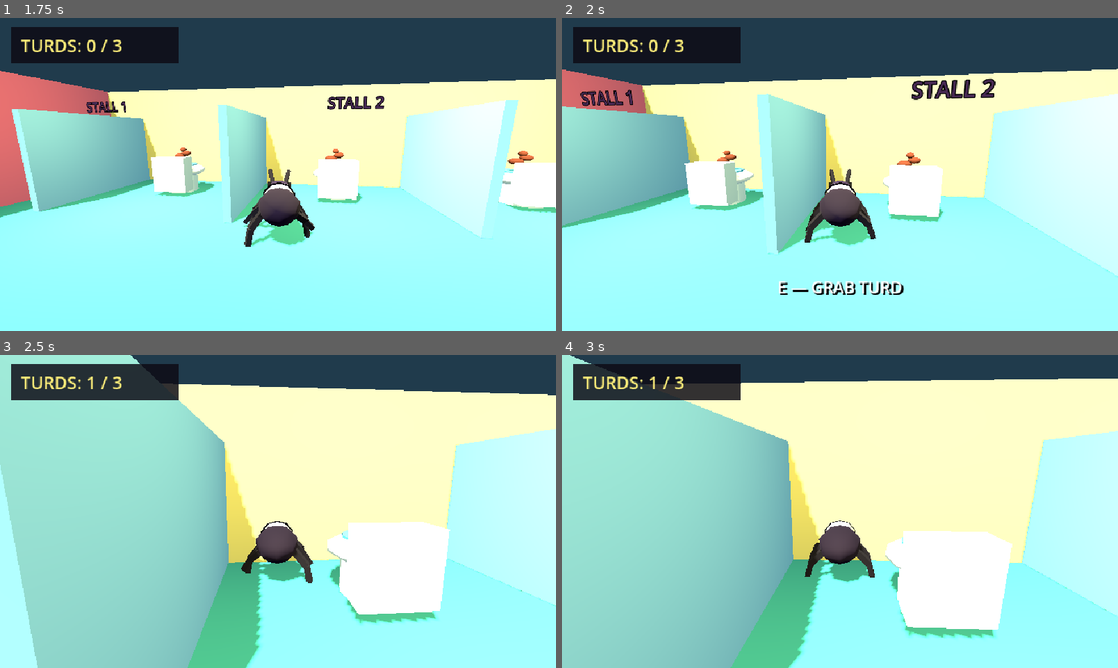
Above: before the commit, frames 1-4 (two rows, left to right).
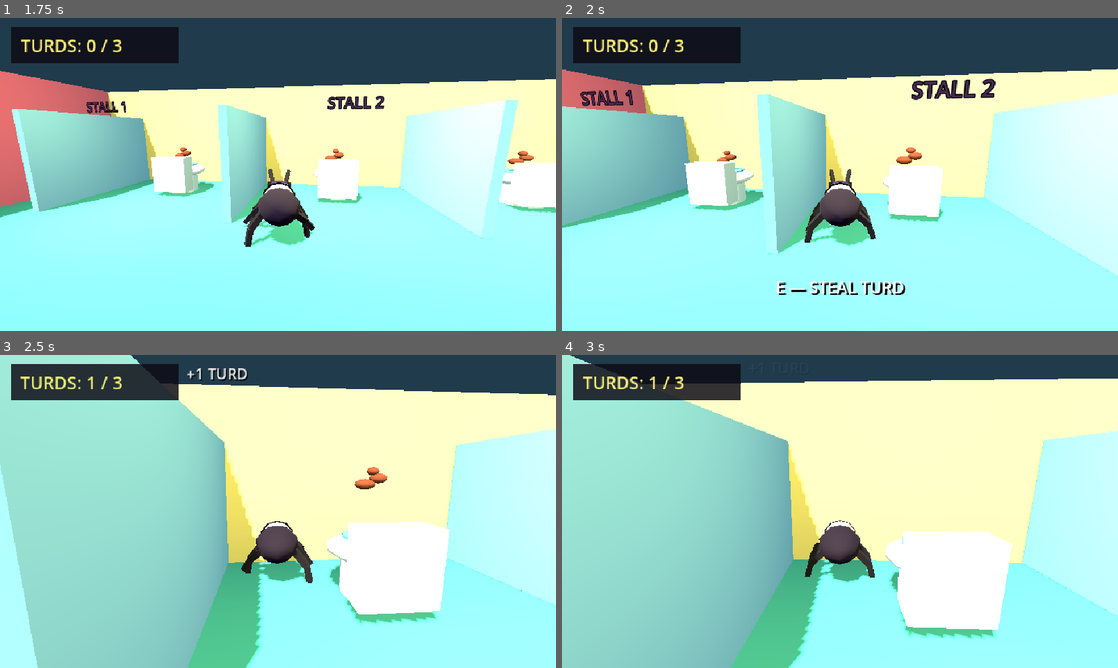
Above: after the commit, the same moments.

Repository: blanzy-labs/turd-burglar
Game: Godot game, scene res://scenes/main.tscn
Two runs of this game, one before a commit and one after it. Both use one fixed random seed, a clock stepped at 60 frames per second and the inputs below.
Inputs (mouse positions are in pixels of both pictures, inside the frame that each line leads up to):
- Up to frame 1 (1.75 s): tap Enter at 0.5 s; move the mouse to (305, 174) at 0.52 s; hold W (move_forward) from 0.53 s (still down); tap E at 0.6, 1.35 s; move the mouse to (250, 174) at 1.27 s
- Up to frame 2 (2 s): keep holding W (move_forward)
- Up to frame 3 (2.5 s): keep holding W (move_forward); move the mouse to (289, 505) at 2.02 s; tap R at 2.1 s; tap E at 2.3 s
- Up to frame 4 (3 s): keep holding W (move_forward); move the mouse to (834, 517) at 2.77 s; tap E at 2.85 s

Frame 1 is identical in both runs. In frame 2, 0.8% of the frame differs, in the area x 38-65%, y 41-89%; in frame 3, 0.6%; in frame 4, less than 0.1%.

Commit message:
TB-R05-003: Implement Immediate Turd Pickup and Interaction Feedback

Diff:
--- a/scripts/player.gd
+++ b/scripts/player.gd
@@ -160,7 +160,8 @@
 		Input.mouse_mode = Input.MOUSE_MODE_CAPTURED
 	elif event is InputEventKey and event.pressed and not event.echo:
 		if event.physical_keycode == KEY_E and nearby_toilet != null and game.is_playing():
-			nearby_toilet.collect()
+			if nearby_toilet.collect():
+				_update_interaction_target()
 		elif event.physical_keycode == KEY_ESCAPE:
 			if Input.mouse_mode == Input.MOUSE_MODE_CAPTURED:
 				Input.mouse_mode = Input.MOUSE_MODE_VISIBLE
@@ -169,14 +170,22 @@
 
 
 func _update_interaction_target() -> void:
-	nearby_toilet = null
+	var next_toilet: TurdToilet
 	var nearest_distance := INTERACTION_RANGE
-	for toilet in get_tree().get_nodes_in_group("toilets"):
-		if toilet.has_turd:
+	if game == null or game.is_playing():
+		for toilet: TurdToilet in get_tree().get_nodes_in_group("toilets"):
+			if not toilet.has_turd:
+				continue
 			var distance := global_position.distance_to(toilet.global_position)
 			if distance < nearest_distance:
 				nearest_distance = distance
-				nearby_toilet = toilet
+				next_toilet = toilet
+	if nearby_toilet != next_toilet:
+		if is_instance_valid(nearby_toilet):
+			nearby_toilet.set_targeted(false)
+		nearby_toilet = next_toilet
+		if nearby_toilet != null:
+			nearby_toilet.set_targeted(true)
 	if game != null:
 		game.set_interaction_prompt(nearby_toilet != null)
 
--- a/scripts/restroom.gd
+++ b/scripts/restroom.gd
@@ -24,12 +24,19 @@
 var doors_by_id := {}
 var trigger_fired := {}
 var trigger_fire_count := {}
+var collection_feedback_count := 0
+var counter_punch_count := 0
+var exit_unlock_feedback_count := 0
 
 var counter_label: Label
+var plus_one_label: Label
 var prompt_label: Label
 var status_label: Label
 var completion_panel: ColorRect
 var completion_text: Label
+var _plus_one_tween: Tween
+var _counter_punch_tween: Tween
+var _exit_unlock_tween: Tween
 
 
 func _ready() -> void:
@@ -94,13 +101,18 @@
 func _on_toilet_collected(_toilet: TurdToilet) -> void:
 	collected_turds += 1
 	_evaluate_triggers()
+	var exit_unlocked := false
 	if collected_turds == required_turds:
 		state = HeistState.EXIT_AVAILABLE
 		heist_exit.set_locked(false)
+		exit_unlocked = true
 		print("TB_EXIT_UNLOCKED")
 		if level_id == "restroom_001":
 			print("TB001_EXIT_UNLOCKED")
 	_update_hud()
+	_start_collection_feedback()
+	if exit_unlocked:
+		_start_exit_unlock_feedback()
 
 
 func _evaluate_triggers() -> void:
@@ -213,10 +225,23 @@
 	counter_label.position = Vector2(18.0, 10.0)
 	counter_label.add_theme_font_size_override("font_size", 30)
 	counter_label.add_theme_color_override("font_color", Color("fff07a"))
+	counter_label.pivot_offset = Vector2(120.0, 21.0)
 	top_panel.add_child(counter_label)
 
+	plus_one_label = Label.new()
+	plus_one_label.text = "+1 TURD"
+	plus_one_label.position = Vector2(322.0, 22.0)
+	plus_one_label.size = Vector2(190.0, 46.0)
+	plus_one_label.add_theme_font_size_override("font_size", 26)
+	plus_one_label.add_theme_color_override("font_color", Color("ffffff"))
+	plus_one_label.add_theme_color_override("font_shadow_color", Color("000000"))
+	plus_one_label.add_theme_constant_override("shadow_offset_x", 2)
+	plus_one_label.add_theme_constant_override("shadow_offset_y", 2)
+	plus_one_label.visible = false
+	canvas.add_child(plus_one_label)
+
 	prompt_label = Label.new()
-	prompt_label.text = "E — GRAB TURD"
+	prompt_label.text = "E — STEAL TURD"
 	prompt_label.horizontal_alignment = HORIZONTAL_ALIGNMENT_CENTER
 	prompt_label.set_anchors_preset(Control.PRESET_CENTER_BOTTOM)
 	prompt_label.position = Vector2(-180.0, -95.0)
@@ -237,6 +262,7 @@
 	status_label.size = Vector2(380.0, 58.0)
 	status_label.add_theme_font_size_override("font_size", 32)
 	status_label.add_theme_color_override("font_color", Color("57ff74"))
+	status_label.pivot_offset = Vector2(190.0, 29.0)
 	canvas.add_child(status_label)
 
 	completion_panel = ColorRect.new()
@@ -252,6 +278,42 @@
 	completion_text.add_theme_font_size_override("font_size", 40)
 	completion_text.add_theme_color_override("font_color", Color("fff07a"))
 	completion_panel.add_child(completion_text)
+
+
+func _start_collection_feedback() -> void:
+	collection_feedback_count += 1
+	counter_punch_count += 1
+	if _plus_one_tween != null and _plus_one_tween.is_valid():
+		_plus_one_tween.kill()
+	plus_one_label.visible = true
+	plus_one_label.position = Vector2(322.0, 22.0)
+	plus_one_label.modulate = Color.WHITE
+	_plus_one_tween = create_tween()
+	_plus_one_tween.set_parallel(true)
+	_plus_one_tween.tween_property(plus_one_label, "position", Vector2(322.0, 4.0), 0.70).set_trans(Tween.TRANS_QUAD).set_ease(Tween.EASE_OUT)
+	_plus_one_tween.tween_property(plus_one_label, "modulate:a", 0.0, 0.70).set_trans(Tween.TRANS_QUAD).set_ease(Tween.EASE_IN)
+	_plus_one_tween.chain().tween_callback(func() -> void: plus_one_label.visible = false)
+
+	if _counter_punch_tween != null and _counter_punch_tween.is_valid():
+		_counter_punch_tween.kill()
+	counter_label.scale = Vector2.ONE
+	counter_label.modulate = Color.WHITE
+	_counter_punch_tween = create_tween()
+	_counter_punch_tween.set_parallel(true)
+	_counter_punch_tween.tween_property(counter_label, "scale", Vector2(1.10, 1.10), 0.08).set_trans(Tween.TRANS_BACK).set_ease(Tween.EASE_OUT)
+	_counter_punch_tween.tween_property(counter_label, "modulate", Color("bfffbf"), 0.08)
+	_counter_punch_tween.chain().tween_property(counter_label, "scale", Vector2.ONE, 0.14).set_trans(Tween.TRANS_SINE).set_ease(Tween.EASE_OUT)
+	_counter_punch_tween.parallel().tween_property(counter_label, "modulate", Color.WHITE, 0.14)
+
+
+func _start_exit_unlock_feedback() -> void:
+	exit_unlock_feedback_count += 1
+	if _exit_unlock_tween != null and _exit_unlock_tween.is_valid():
+		_exit_unlock_tween.kill()
+	status_label.scale = Vector2.ONE
+	_exit_unlock_tween = create_tween()
+	_exit_unlock_tween.tween_property(status_label, "scale", Vector2(1.08, 1.08), 0.10).set_trans(Tween.TRANS_BACK).set_ease(Tween.EASE_OUT)
+	_exit_unlock_tween.tween_property(status_label, "scale", Vector2.ONE, 0.16).set_trans(Tween.TRANS_SINE).set_ease(Tween.EASE_OUT)
 
 
 func _add_box(node_name: String, size: Vector3, box_position: Vector3, color: Color, with_collision: bool) -> void:
--- a/scripts/toilet.gd
+++ b/scripts/toilet.gd
@@ -5,21 +5,90 @@
 
 var has_turd := true
 var turd_visual: Node3D
+var targeted := false
+var pickup_feedback_active := false
+var pickup_duration := 0.24
+
+var _target_tween: Tween
+var _pickup_tween: Tween
+var _neutral_turd_position := Vector3.ZERO
+var _neutral_turd_scale := Vector3.ONE
 
 
 func _ready() -> void:
 	add_to_group("toilets")
 	_build_toilet()
+	_neutral_turd_position = turd_visual.position
+	_neutral_turd_scale = turd_visual.scale
 	turd_visual.visible = has_turd
+
+
+func _exit_tree() -> void:
+	_kill_tween(_target_tween)
+	_kill_tween(_pickup_tween)
+
+
+func set_targeted(value: bool) -> void:
+	var next_targeted := value and has_turd and not pickup_feedback_active
+	if targeted == next_targeted:
+		return
+	targeted = next_targeted
+	_kill_tween(_target_tween)
+	if pickup_feedback_active or turd_visual == null:
+		return
+	_target_tween = create_tween()
+	_target_tween.set_parallel(true)
+	if targeted:
+		_target_tween.set_loops()
+		_target_tween.tween_property(turd_visual, "position", _neutral_turd_position + Vector3(0.0, 0.10, 0.0), 0.18).set_trans(Tween.TRANS_SINE).set_ease(Tween.EASE_OUT)
+		_target_tween.tween_property(turd_visual, "scale", _neutral_turd_scale * 1.12, 0.18).set_trans(Tween.TRANS_SINE).set_ease(Tween.EASE_OUT)
+		_target_tween.chain().tween_property(turd_visual, "position", _neutral_turd_position + Vector3(0.0, 0.15, 0.0), 0.34).set_trans(Tween.TRANS_SINE).set_ease(Tween.EASE_IN_OUT)
+		_target_tween.parallel().tween_property(turd_visual, "scale", _neutral_turd_scale * 1.18, 0.34).set_trans(Tween.TRANS_SINE).set_ease(Tween.EASE_IN_OUT)
+		_target_tween.chain().tween_property(turd_visual, "position", _neutral_turd_position + Vector3(0.0, 0.10, 0.0), 0.34).set_trans(Tween.TRANS_SINE).set_ease(Tween.EASE_IN_OUT)
+		_target_tween.parallel().tween_property(turd_visual, "scale", _neutral_turd_scale * 1.12, 0.34).set_trans(Tween.TRANS_SINE).set_ease(Tween.EASE_IN_OUT)
+	else:
+		_target_tween.tween_property(turd_visual, "position", _neutral_turd_position, 0.12).set_trans(Tween.TRANS_SINE).set_ease(Tween.EASE_OUT)
+		_target_tween.tween_property(turd_visual, "scale", _neutral_turd_scale, 0.12).set_trans(Tween.TRANS_SINE).set_ease(Tween.EASE_OUT)
 
 
 func collect() -> bool:
 	if not has_turd:
 		return false
 	has_turd = false
-	turd_visual.visible = false
+	targeted = false
+	_kill_tween(_target_tween)
+	_start_pickup_feedback()
 	collected.emit(self)
 	return true
+
+
+func _start_pickup_feedback() -> void:
+	_kill_tween(_pickup_tween)
+	pickup_feedback_active = true
+	turd_visual.visible = true
+	var start_position := turd_visual.position
+	var start_scale := turd_visual.scale
+	_pickup_tween = create_tween()
+	_pickup_tween.set_parallel(true)
+	_pickup_tween.tween_property(turd_visual, "position", start_position + Vector3(0.0, 0.30, 0.0), 0.08).set_trans(Tween.TRANS_BACK).set_ease(Tween.EASE_OUT)
+	_pickup_tween.tween_property(turd_visual, "scale", start_scale * 1.30, 0.08).set_trans(Tween.TRANS_BACK).set_ease(Tween.EASE_OUT)
+	_pickup_tween.chain().tween_property(turd_visual, "position", start_position + Vector3(0.0, 0.52, 0.0), pickup_duration - 0.08).set_trans(Tween.TRANS_QUAD).set_ease(Tween.EASE_IN)
+	_pickup_tween.parallel().tween_property(turd_visual, "scale", Vector3.ZERO, pickup_duration - 0.08).set_trans(Tween.TRANS_QUAD).set_ease(Tween.EASE_IN)
+	_pickup_tween.chain().tween_callback(_finish_pickup_feedback)
+
+
+func _finish_pickup_feedback() -> void:
+	pickup_feedback_active = false
+	if turd_visual == null:
+		return
+	turd_visual.visible = false
+	turd_visual.position = _neutral_turd_position
+	turd_visual.scale = _neutral_turd_scale
+
+
+func _kill_tween(tween: Tween) -> void:
+	if tween != null and tween.is_valid():
+		tween.kill()
 
 
 func _build_toilet() -> void:
